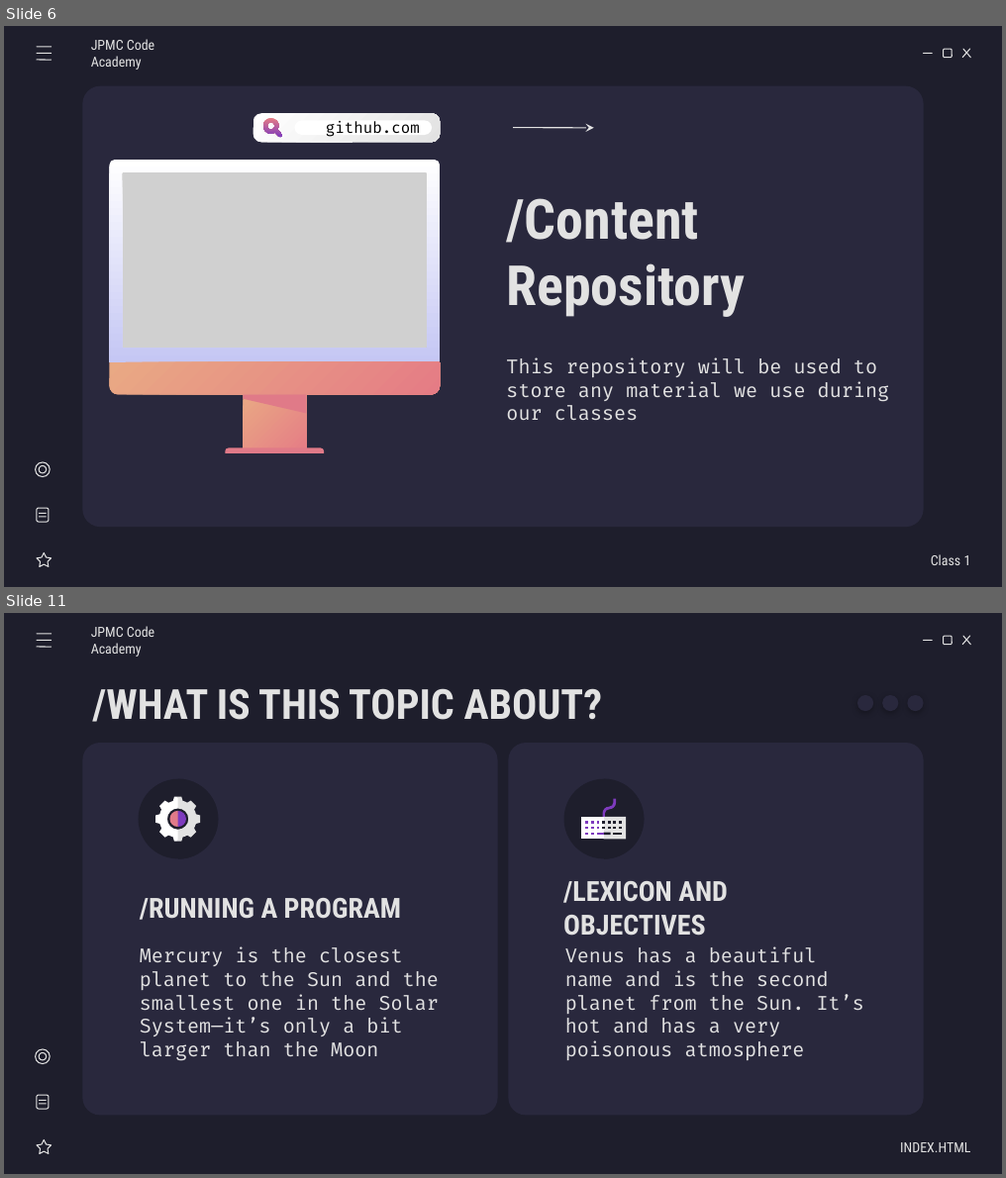
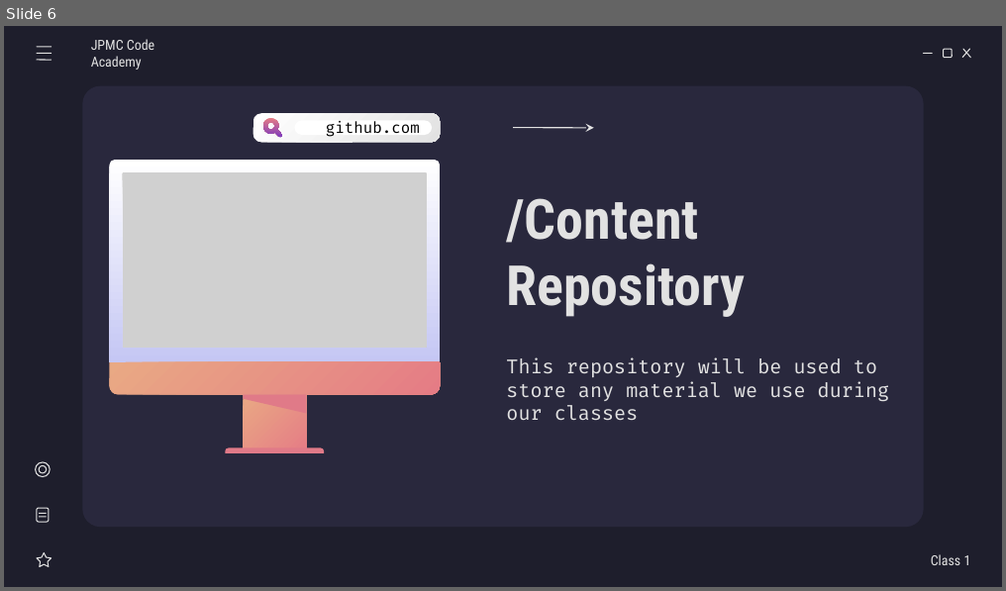
Before and after one commit to RasT110e5/code-academy-jpmc, a slide deck: classes/class-1/class1-slides.odp. Shown one above the other, each under a label of ours: slides 6 and 11 before the commit, slide 6 after it; the slides between them are not shown. The pictures are 1006x1178 and 1006x591 pixels, drawn with LibreOffice and Linux fonts; fonts in the diff are those of the drawing; grey boxes stand for pictures. Boxes give left, top, right and bottom in pixels: in the first picture for what was removed or moved away, otherwise in the second. Text is boxed around its words. In the diff, an @@ line names an element or a change of style, - is before the commit and + after.

```diff
--- a/classes/class-1/class1-slides.odp
+++ b/classes/class-1/class1-slides.odp
@@ slide 11 removed at (4, 613, 1002, 1174), background #1E1E2C; not listed: 4 template elements that a slide beside it also shows @@
@@ line removed from (37, 634) to (51, 634) @@
@@ line removed from (37, 640) to (51, 640) @@
@@ text removed at (91, 626, 154, 657) @@
-JPMC Code Academy
@@ line removed from (37, 647) to (51, 647) @@
@@ title removed at (92, 688, 603, 722) @@
-/WHAT IS THIS TOPIC ABOUT?
@@ ellipse removed at (857, 695, 873, 711) @@
@@ ellipse removed at (882, 695, 898, 711) @@
@@ ellipse removed at (907, 695, 923, 711) @@
@@ rounded rectangle removed at (83, 743, 498, 1115) @@
@@ rounded rectangle removed at (508, 743, 923, 1115) @@
@@ ellipse removed at (138, 778, 218, 859) @@
@@ pie slice (boxed as its full ellipse) removed at (138, 778, 219, 860) @@
@@ ellipse removed at (563, 778, 644, 859) @@
@@ pie slice (boxed as its full ellipse) removed at (563, 778, 645, 860) @@
@@ group removed at (155, 796, 200, 842): 4 freeform shapes @@
@@ group removed at (582, 798, 626, 839): 22 freeform shapes @@
@@ subtitle removed at (140, 898, 401, 920) @@
-/RUNNING A PROGRAM
@@ subtitle removed at (563, 881, 728, 936) @@
-/LEXICON AND OBJECTIVES
@@ subtitle removed at (140, 948, 439, 1061) @@
-Mercury is the closest planet to the Sun and the smallest one in the Solar System—it’s only a bit larger than the Moon
@@ subtitle removed at (565, 948, 864, 1060) @@
-Venus has a beautiful name and is the second planet from the Sun. It’s hot and has a very poisonous atmosphere
@@ group removed at (35, 1049, 52, 1154): 2 lines, 2 ellipses, 1 star, 1 rounded rectangle @@
@@ subtitle removed at (900, 1143, 970, 1153) @@
-INDEX.HTML
```
Also in this commit, not shown: 2 slides changed, 12 slides added, 31 other slides removed, 4 other files.
